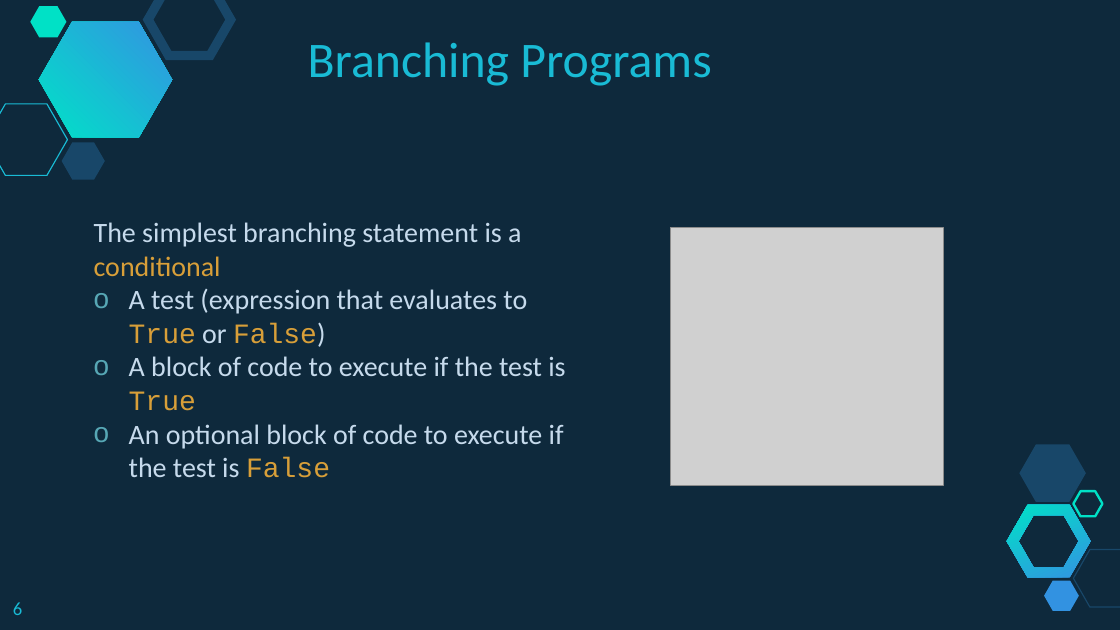
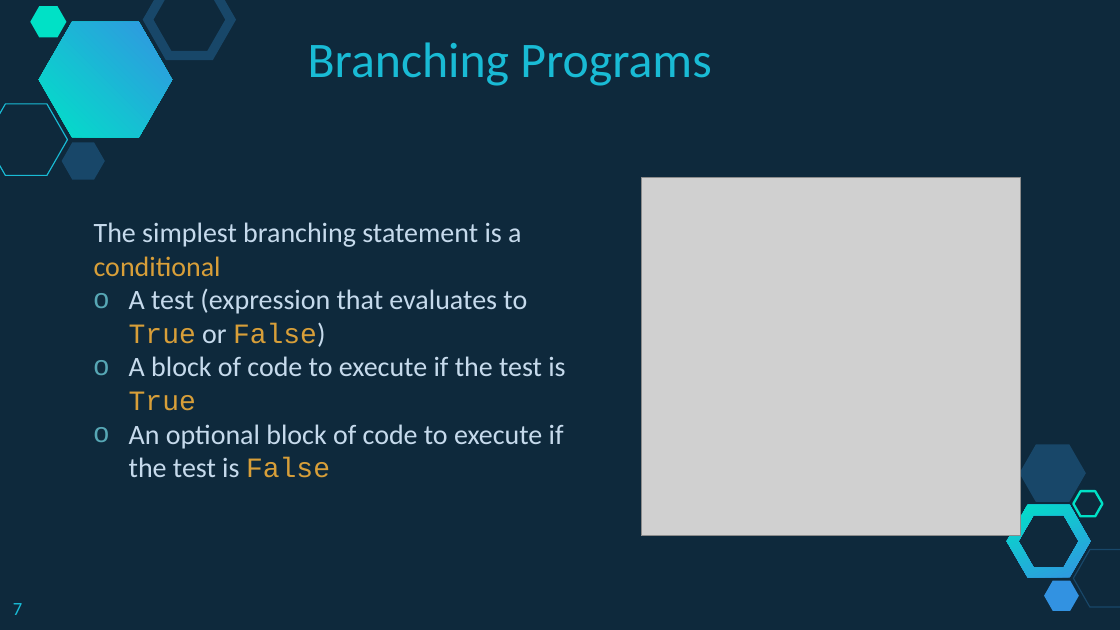
Before and after one commit to branhoff/python_class_101, a slide deck: slide 7 of lecture_slides/5_Python Lesson - Operators and Branching.pptx (slide 6 before the commit). Drawn at 1120x630 pixels with LibreOffice and Linux fonts; fonts in the diff are those of the drawing; grey boxes stand for pictures. Boxes give left, top, right and bottom in pixels: in the first picture for what was removed or moved away, otherwise in the second. Text is boxed around its words. In the diff, an @@ line names an element or a change of style, - is before the commit and + after.

```diff
--- a/lecture_slides/5_Python Lesson - Operators and Branching.pptx
+++ b/lecture_slides/5_Python Lesson - Operators and Branching.pptx
@@ picture: place and size @@
-picture at [671,227,944,485]
+picture at [642,177,1021,535]
@@ page number at [13,603,22,615]: text changed @@
-6
+7
```
Also in this commit, not shown: 3 other slides changed, 5 slides added, 2 other files.
